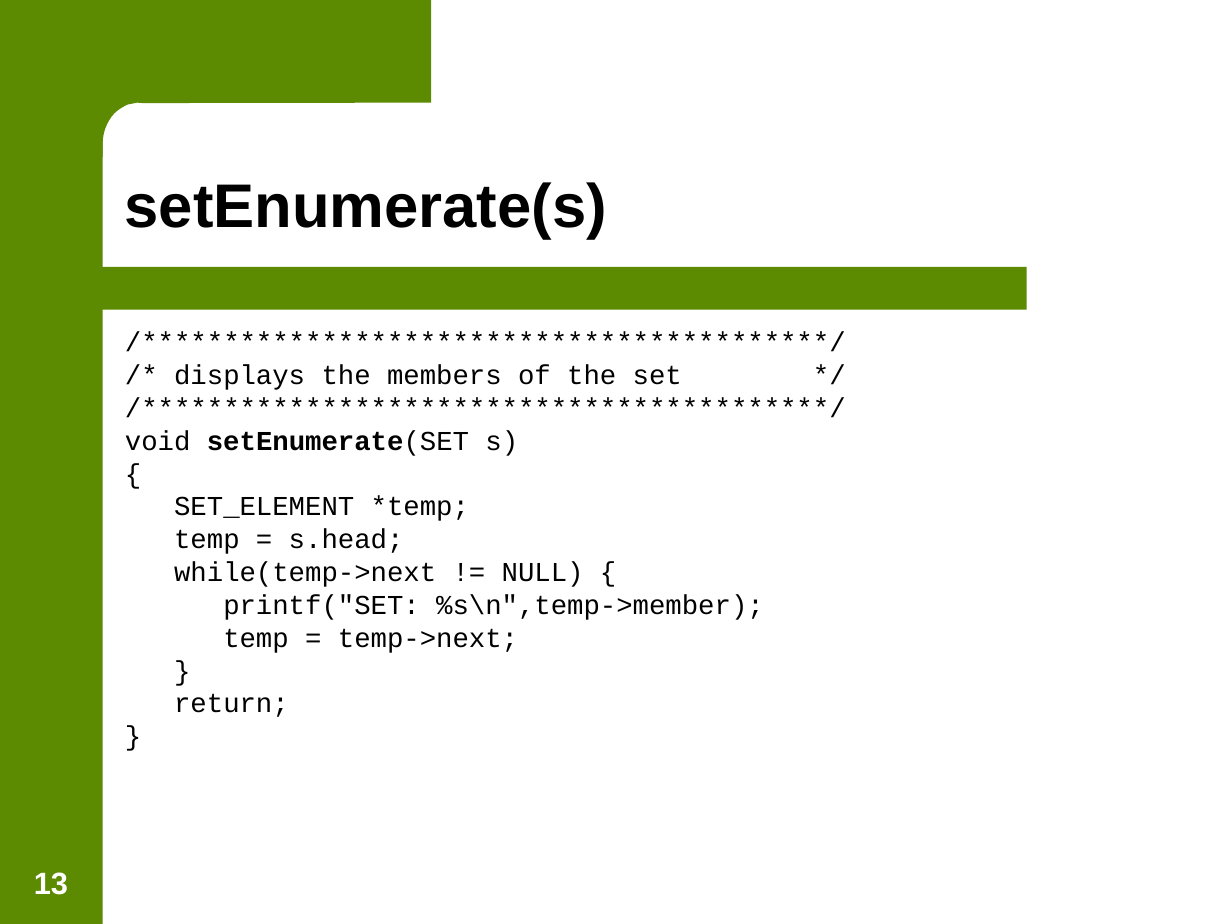
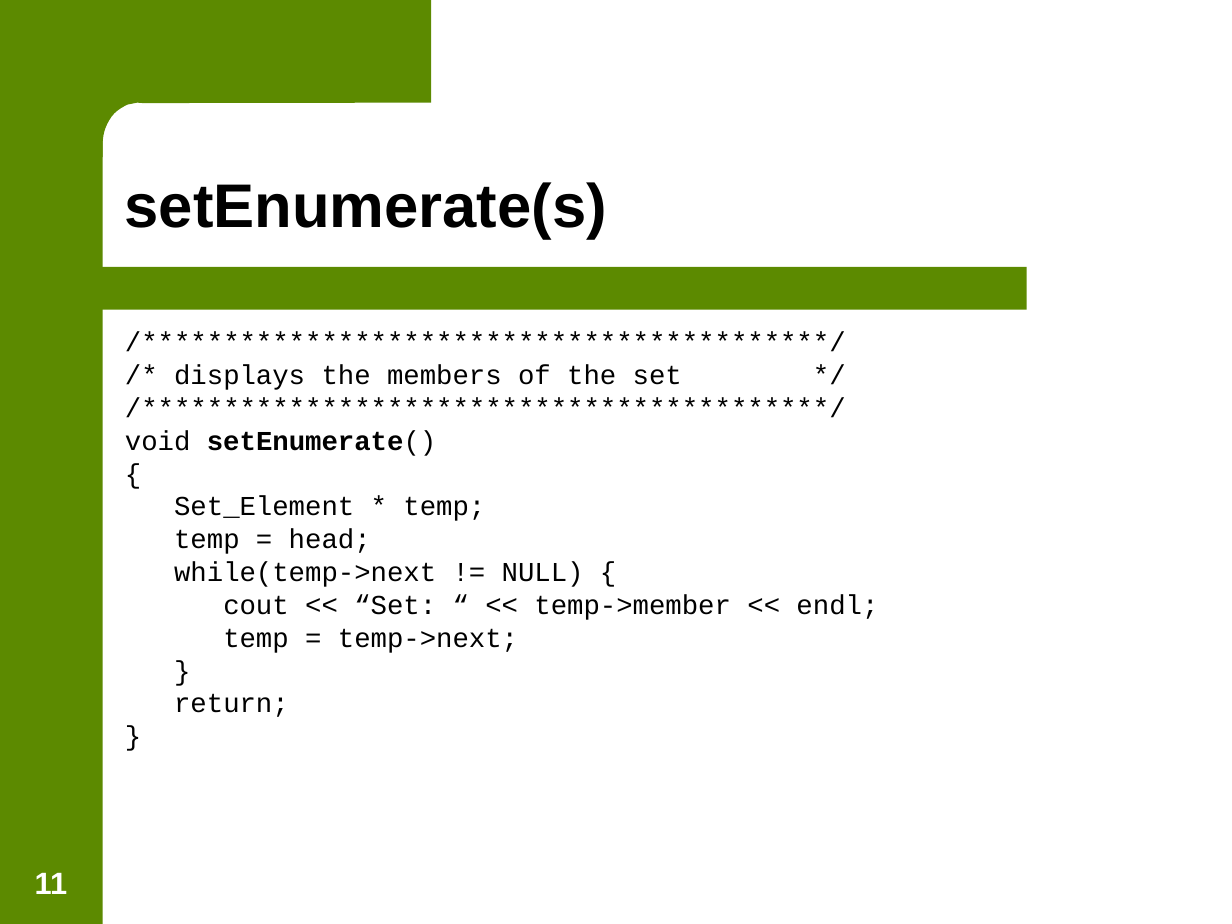
Before and after one commit to jasongraalum/NB_2018, a slide deck: slide 11 of Summer/Material/Lecture_Slides/Lecture 11 - Trees.ppt (slide 13 before the commit). Drawn at 1232x924 pixels with LibreOffice and Linux fonts; fonts in the diff are those of the drawing; background and template pictures are left out. Boxes give left, top, right and bottom in pixels: in the first picture for what was removed or moved away, otherwise in the second. Text is boxed around its words. In the diff, an @@ line names an element or a change of style, - is before the commit and + after.

```diff
--- a/Summer/Material/Lecture_Slides/Lecture 11 - Trees.ppt
+++ b/Summer/Material/Lecture_Slides/Lecture 11 - Trees.ppt
@@ text at <box>125,430,436,456</box>: text changed @@
-void setEnumerate(SET s)
+void setEnumerate()
@@ text at <box>174,496,485,554</box>: text changed @@
-SET_ELEMENT *temp;
-temp = s.head;
+Set_Element * temp;
+temp = head;
@@ text at <box>223,595,878,620</box>: text changed @@
-printf("SET: %s\n",temp->member);
+cout << “Set: “ << temp->member << endl;
@@ page number at <box>35,872,68,894</box>: text changed @@
-13
+11
```
Also in this commit, not shown: 9 other slides changed, 2 slides removed, 11 other files.
